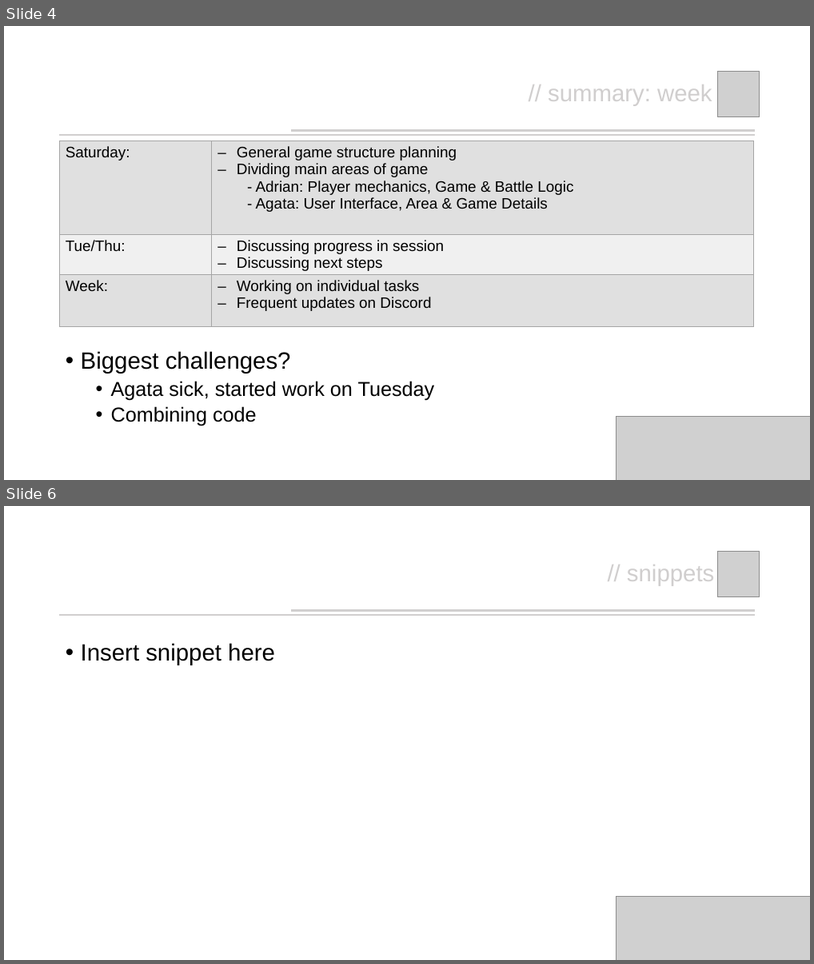
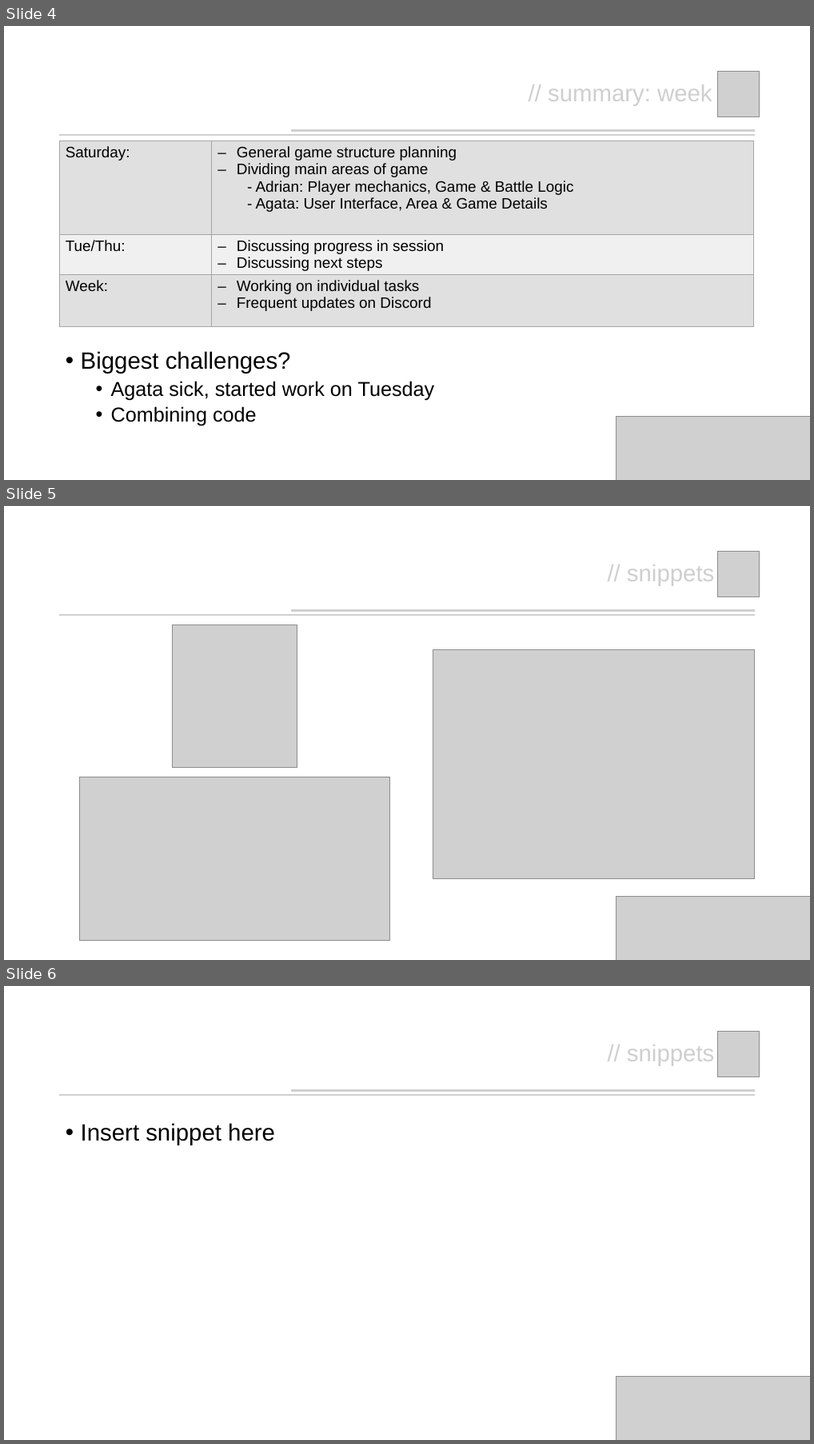
Before and after one commit to Shcoobz/mighty-text-adventure-java-Shcoobz, a slide deck: presentation/team_presentation_mightyTextAdventure.pptx. Shown one above the other, each under a label of ours: slides 4 and 6 before the commit, slides 4, 5 and 6 after it; the slides between them are not shown. The pictures are 814x964 and 814x1444 pixels, drawn with LibreOffice and Linux fonts; fonts in the diff are those of the drawing; grey boxes stand for pictures. Boxes give left, top, right and bottom in pixels: in the first picture for what was removed or moved away, otherwise in the second. Text is boxed around its words. In the diff, an @@ line names an element or a change of style, - is before the commit and + after.

Commit message:
added my snippet

```diff
--- a/presentation/team_presentation_mightyTextAdventure.pptx
+++ b/presentation/team_presentation_mightyTextAdventure.pptx
@@ slide 5 added at <box>4,506,810,960</box>, background #FFFFFF @@
@@ picture added at <box>718,551,759,596</box> @@
@@ title added at <box>627,564,714,586</box>, 28 pt, text #D0CECE @@
+// snippets
@@ line added from (60, 615) to (755, 615), #D1CFCF 2.25 pt @@
@@ picture added at <box>172,625,297,768</box> @@
@@ line added from (291, 611) to (755, 611), #D1CFCF 2.25 pt @@
@@ picture added at <box>433,650,754,879</box> @@
@@ picture added at <box>80,776,390,940</box> @@
@@ picture added at <box>616,896,810,960</box> @@
```
Also in this commit, not shown: 1 slide removed.
